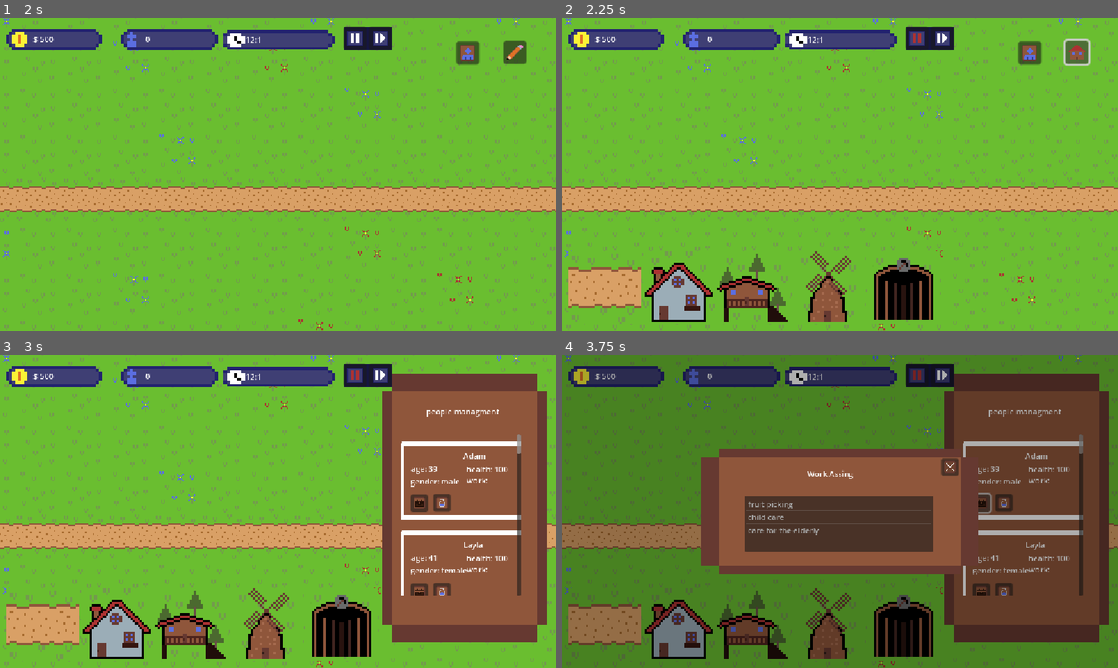
Above: before the commit, frames 1-4 (two rows, left to right).
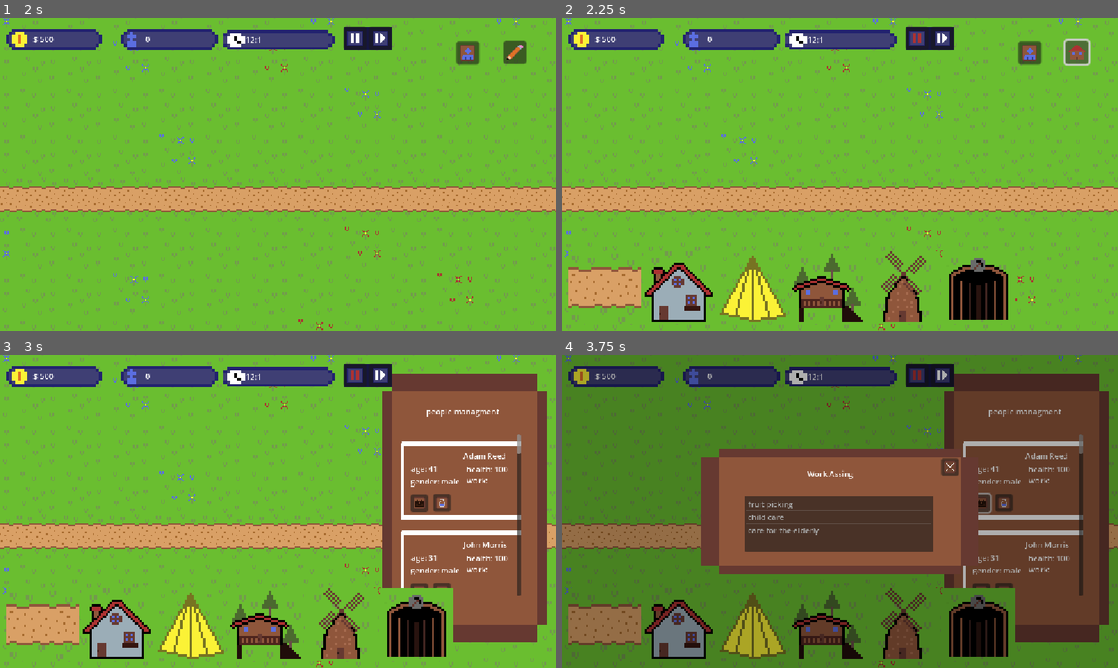
Above: after the commit, the same moments.

Repository: Dev-Karol1111/village
Game: Godot game, scene res://scenes/ui/menu.tscn
Two runs of this game, one before a commit and one after it. Both use one fixed random seed, a clock stepped at 60 frames per second and the inputs below.
Inputs (mouse positions are in pixels of both pictures, inside the frame that each line leads up to):
- Up to frame 1 (2 s): click "PLAY" at 0.5 s; click "New Game" at 1.25 s
- Up to frame 2 (2.25 s): click (1079, 52) at 2 s
- Up to frame 3 (3 s): click (467, 389) at 2.75 s
- Up to frame 4 (3.75 s): click (979, 502) at 3.52 s

Frame 1 is identical in both runs. In frame 2, 7.0% of the frame differs, in the area x 27-82%, y 74-98%; in frame 3, 7.9%, in the area x 27-92%, y 31-98%; in frame 4, 7.8%.

Commit message:
add hut

Diff:
--- a/Builds/buildsList.tres
+++ b/Builds/buildsList.tres
@@ -8,9 +8,10 @@
 [ext_resource type="Resource" uid="uid://c0hc4dawjk2of" path="res://Builds/mill.tres" id="4_jj75n"]
 [ext_resource type="Resource" uid="uid://b5hhayratixtc" path="res://Builds/mine.tres" id="4_scyvr"]
 [ext_resource type="Script" uid="uid://bdlax846wpf2t" path="res://scripts/bases/ItemList.gd" id="4_tqkvp"]
+[ext_resource type="Resource" uid="uid://crgkto0bpuxst" path="res://Builds/hut.tres" id="7_2nwwk"]
 
 [resource]
 script = ExtResource("4_tqkvp")
 transport = Array[ExtResource("1_bkfmt")]([ExtResource("2_jj75n")])
-house = Array[ExtResource("1_bkfmt")]([ExtResource("3_o5stl")])
+house = Array[ExtResource("1_bkfmt")]([ExtResource("3_o5stl"), ExtResource("7_2nwwk")])
 betting = Array[ExtResource("1_o5stl")]([ExtResource("3_tqkvp"), ExtResource("4_jj75n"), ExtResource("4_scyvr")])
--- /dev/null
+++ b/Builds/hut.tres
@@ -0,0 +1,21 @@
+[gd_resource type="Resource" script_class="HouseBase" load_steps=5 format=3 uid="uid://crgkto0bpuxst"]
+
+[ext_resource type="Texture2D" uid="uid://douchfllq01w7" path="res://assets/ui/building_icon.png" id="1_k6l6k"]
+[ext_resource type="Script" uid="uid://bam7get7v1om5" path="res://scripts/bases/product_base.gd" id="1_xgmb0"]
+[ext_resource type="Script" uid="uid://dq4ajlu66q7uy" path="res://scripts/bases/house_base.gd" id="2_k6l6k"]
+
+[sub_resource type="AtlasTexture" id="AtlasTexture_8wvo4"]
+atlas = ExtResource("1_k6l6k")
+region = Rect2(32, 0, 32, 32)
+
+[resource]
+script = ExtResource("2_k6l6k")
+max_people = 5
+name = "Hut"
+game_texture_tileset_x = 5
+game_texture_tileset_y = 2
+size = "3x2"
+edit_texture = SubResource("AtlasTexture_8wvo4")
+free_places = 1
+type = "house"
+metadata/_custom_type_script = "uid://dq4ajlu66q7uy"
--- /dev/null
+++ b/resources/experiments/hut_experiment.tres
@@ -0,0 +1,19 @@
+[gd_resource type="Resource" script_class="ExperimentBase" load_steps=5 format=3 uid="uid://dkn10c4d4iqht"]
+
+[ext_resource type="Resource" uid="uid://crgkto0bpuxst" path="res://Builds/hut.tres" id="1_u72j2"]
+[ext_resource type="Script" uid="uid://48uurtwm161r" path="res://scripts/bases/experiment_base.gd" id="2_bi7sj"]
+[ext_resource type="Script" uid="uid://dhydnakgojmoc" path="res://scripts/bases/time_data.gd" id="3_aybux"]
+
+[sub_resource type="Resource" id="Resource_xt2jf"]
+script = ExtResource("3_aybux")
+days = 1
+metadata/_custom_type_script = "uid://dhydnakgojmoc"
+
+[resource]
+script = ExtResource("2_bi7sj")
+name_var = "Hut experiment"
+max_people = 1
+min_people = 1
+time = SubResource("Resource_xt2jf")
+result = ExtResource("1_u72j2")
+metadata/_custom_type_script = "uid://48uurtwm161r"
--- a/resources/unlocking_timeline.tres
+++ b/resources/unlocking_timeline.tres
@@ -6,6 +6,7 @@
 [ext_resource type="Script" uid="uid://cmhbmbcpdtriw" path="res://scripts/bases/builds_base.gd" id="4_fukiu"]
 [ext_resource type="Script" uid="uid://48uurtwm161r" path="res://scripts/bases/experiment_base.gd" id="5_xgwxr"]
 [ext_resource type="Script" uid="uid://ccbw2jqlyy2gj" path="res://scripts/bases/work_base.gd" id="6_03227"]
+[ext_resource type="Resource" uid="uid://dkn10c4d4iqht" path="res://resources/experiments/hut_experiment.tres" id="7_fukiu"]
 
 [sub_resource type="Resource" id="Resource_4clfr"]
 script = ExtResource("3_sia6l")
@@ -18,7 +19,21 @@
 time = SubResource("Resource_4clfr")
 metadata/_custom_type_script = "uid://ysa21cm71y3h"
 
+[sub_resource type="Resource" id="Resource_xgwxr"]
+script = ExtResource("3_sia6l")
+hours = 18
+days = 1
+metadata/_custom_type_script = "uid://dhydnakgojmoc"
+
+[sub_resource type="Resource" id="Resource_03227"]
+script = ExtResource("2_v857h")
+name = "Hut unlocking"
+time = SubResource("Resource_xgwxr")
+unlocked_experiments = Array[ExtResource("5_xgwxr")]([ExtResource("7_fukiu")])
+message_title = "Hut unlocked"
+metadata/_custom_type_script = "uid://ysa21cm71y3h"
+
 [resource]
 script = ExtResource("1_yd4ik")
-unlock = Array[ExtResource("2_v857h")]([SubResource("Resource_4nfih")])
+unlock = Array[ExtResource("2_v857h")]([SubResource("Resource_4nfih"), SubResource("Resource_03227")])
 metadata/_custom_type_script = "uid://bykcmpxw8wmje"
--- a/scenes/map.tscn
+++ b/scenes/map.tscn
@@ -29,6 +29,12 @@
 3:3/0 = 0
 4:3/0 = 0
 4:2/0 = 0
+5:2/0 = 0
+6:2/0 = 0
+7:2/0 = 0
+7:3/0 = 0
+6:3/0 = 0
+5:3/0 = 0
 
 [sub_resource type="TileSet" id="TileSet_2klcf"]
 tile_size = Vector2i(32, 32)
--- /dev/null
+++ b/scenes/ui/house_info_ui.tscn
@@ -0,0 +1,76 @@
+[gd_scene load_steps=5 format=3 uid="uid://bldg6nky06kib"]
+
+[ext_resource type="Texture2D" uid="uid://b5cqp64nkv5bn" path="res://assets/ui/ui-tileset.png" id="1_23ule"]
+[ext_resource type="Script" uid="uid://c7jflbo2vc7qe" path="res://scripts/ui/house_info_ui.gd" id="1_rb868"]
+
+[sub_resource type="AtlasTexture" id="AtlasTexture_rb868"]
+atlas = ExtResource("1_23ule")
+region = Rect2(0, 16, 16, 16)
+
+[sub_resource type="AtlasTexture" id="AtlasTexture_3opy5"]
+atlas = ExtResource("1_23ule")
+region = Rect2(64, 16, 16, 16)
+
+[node name="house_info_ui" type="Control"]
+layout_mode = 3
+anchor_right = 0.35300002
+anchor_bottom = 1.0
+offset_right = 0.34399414
+grow_horizontal = 2
+grow_vertical = 2
+script = ExtResource("1_rb868")
+
+[node name="TextureRect" type="TextureRect" parent="."]
+layout_mode = 1
+anchors_preset = -1
+anchor_left = 0.056
+anchor_top = 0.54300004
+anchor_right = 0.056
+anchor_bottom = 0.54300004
+offset_left = -15.992001
+offset_top = -276.864
+offset_right = 327.008
+offset_bottom = 277.136
+grow_vertical = 2
+texture = SubResource("AtlasTexture_rb868")
+
+[node name="name" type="Label" parent="TextureRect"]
+layout_mode = 1
+anchors_preset = -1
+anchor_left = 0.47500002
+anchor_top = 0.08800001
+anchor_right = 0.47500002
+anchor_bottom = 0.08800001
+offset_left = -46.925003
+offset_top = 0.24799728
+offset_right = 0.07499695
+offset_bottom = 26.747997
+grow_horizontal = 2
+scale = Vector2(2, 2)
+text = "NAME"
+
+[node name="Label" type="Label" parent="TextureRect"]
+layout_mode = 0
+offset_left = 40.2
+offset_top = 111.0
+offset_right = 135.2
+offset_bottom = 264.0
+text = "People (x/y):
+*
+*
+*
+*
+*"
+
+[node name="Button" type="Button" parent="TextureRect"]
+layout_mode = 0
+offset_left = 33.2
+offset_top = 284.0
+offset_right = 57.2
+offset_bottom = 308.0
+scale = Vector2(2, 2)
+icon = SubResource("AtlasTexture_3opy5")
+
+[node name="CanvasLayer" type="CanvasLayer" parent="."]
+
+[connection signal="pressed" from="TextureRect/Button" to="." method="_on_button_pressed"]
--- /dev/null
+++ b/scenes/ui/people_assing.tscn
@@ -0,0 +1,91 @@
+[gd_scene load_steps=5 format=3 uid="uid://dgifj4bskv5oo"]
+
+[ext_resource type="Texture2D" uid="uid://b5cqp64nkv5bn" path="res://assets/ui/ui-tileset.png" id="1_0lpia"]
+[ext_resource type="Script" uid="uid://d3wluyyvva7id" path="res://scripts/ui/people_assing.gd" id="1_pjfug"]
+
+[sub_resource type="AtlasTexture" id="AtlasTexture_pjfug"]
+atlas = ExtResource("1_0lpia")
+region = Rect2(0, 16, 16, 16)
+
+[sub_resource type="AtlasTexture" id="AtlasTexture_4un6c"]
+atlas = ExtResource("1_0lpia")
+region = Rect2(16, 48, 16, 16)
+
+[node name="people_assing" type="Control"]
+layout_mode = 3
+anchors_preset = 15
+anchor_right = 1.0
+anchor_bottom = 1.0
+grow_horizontal = 2
+grow_vertical = 2
+script = ExtResource("1_pjfug")
+
+[node name="ColorRect" type="ColorRect" parent="."]
+layout_mode = 1
+anchors_preset = 15
+anchor_right = 1.0
+anchor_bottom = 1.0
+grow_horizontal = 2
+grow_vertical = 2
+color = Color(0, 0, 0, 0.31764707)
+
+[node name="TextureRect" type="TextureRect" parent="."]
+layout_mode = 1
+anchors_preset = 8
+anchor_left = 0.5
+anchor_top = 0.5
+anchor_right = 0.5
+anchor_bottom = 0.5
+offset_left = -286.50003
+offset_top = -130.0
+offset_right = 286.50003
+offset_bottom = 130.0
+grow_horizontal = 2
+grow_vertical = 2
+texture = SubResource("AtlasTexture_pjfug")
+
+[node name="Label" type="Label" parent="."]
+layout_mode = 1
+anchors_preset = -1
+anchor_left = 0.5
+anchor_top = 0.351
+anchor_right = 0.5
+anchor_bottom = 0.351
+offset_left = -68.0
+offset_top = 6.0519867
+offset_right = 68.0
+offset_bottom = 29.051987
+grow_horizontal = 2
+grow_vertical = 2
+text = "People Assing"
+
+[node name="ItemList" type="ItemList" parent="."]
+layout_mode = 1
+anchors_preset = -1
+anchor_left = 0.49800003
+anchor_top = 0.44900003
+anchor_right = 0.49800003
+anchor_bottom = 0.44900003
+offset_left = -194.69604
+offset_top = 0.047973633
+offset_right = 195.30396
+offset_bottom = 117.04797
+select_mode = 2
+
+[node name="close" type="Button" parent="."]
+layout_mode = 1
+anchors_preset = -1
+anchor_left = 0.698
+anchor_top = 0.33
+anchor_right = 0.698
+anchor_bottom = 0.33
+offset_left = -18.096008
+offset_top = 0.1599884
+offset_right = 5.9039917
+offset_bottom = 24.159988
+scale = Vector2(1.5, 1.5)
+icon = SubResource("AtlasTexture_4un6c")
+
+[connection signal="item_clicked" from="ItemList" to="." method="_on_item_list_item_clicked"]
+[connection signal="multi_selected" from="ItemList" to="." method="_on_item_list_multi_selected"]
+[connection signal="pressed" from="close" to="." method="_on_close_pressed"]
--- a/scripts/autoload/experiments_managment.gd
+++ b/scripts/autoload/experiments_managment.gd
@@ -14,7 +14,12 @@
 		experiment_progress[experiment].add(1)
 		if experiment_progress[experiment].to_one_data() >= experiment["time"].to_one_data():
 			var build_list = load("res://Builds/buildsList.tres")
-			build_list.betting.append(experiment["result"])
+			if experiment["result"].type == "betting":
+				build_list.betting.append(experiment["result"])
+			elif experiment["result"].type == "house":
+				build_list.house.append(experiment["result"])
+			if experiment["result"].type == "transport":
+				build_list.transport.append(experiment["result"])
 			experiment_progress.erase(experiment)
 			Managment.avaible_experiments.erase(experiment)
 			var text = "Experiment %s\n has ended" % experiment["name_var"]
--- a/scripts/autoload/game_events_managment.gd
+++ b/scripts/autoload/game_events_managment.gd
@@ -11,9 +11,26 @@
 		if event.time.to_one_data() < TimeManagment.time.to_one_data():
 			continue
 		if event.time.to_one_data() > TimeManagment.time.to_one_data():
-			break
+			continue
 		if event.time.to_one_data() == TimeManagment.time.to_one_data():
 			special_events(event.name)
+			var text
+			text = event.message_text
+			if event.unlocked_builds:
+				load("res://Builds/buildsList.tres").betting.append_array(event.unlocked_builds)
+				text += "\nSome building was unlocked"
+			if event.unlocked_works:
+				for work in event.unlocked_works:
+					load("res://scripts/bases/work_list.gd").works_list.append_array(event.unlocked_works)
+				text += "\nSome works was unlocked"
+
+			if event.unlocked_experiments:
+				for experiment in event.unlocked_experiments:
+					Managment.avaible_experiments.set(experiment, [])
+				text += "\nSome experiments was unlocked"
+
+			Signals.add_information.emit("info", event.message_title, text)
+
 			# TODO: Add addig works, experiments, buildings
 
 func special_events(event_name : String):
--- a/scripts/bases/builds_base.gd
+++ b/scripts/bases/builds_base.gd
@@ -6,7 +6,7 @@
 @export var decription := "Description"
 @export var game_texture_tileset_x : int
 @export var game_texture_tileset_y : int
-@export_enum("1x1", "1x2", "2x1", "2x2") var size : String = "1x1"
+@export_enum("1x1", "1x2", "2x1", "2x2", "3x2") var size : String = "1x1"
 @export var edit_texture : Texture2D
 @export var products_need_to_build : Dictionary[ProductBase, int] = {}
 @export var free_places : int = 0
--- a/scripts/bases/event_base.gd
+++ b/scripts/bases/event_base.gd
@@ -7,3 +7,5 @@
 @export var unlocked_builds : Array[BuildsBase]
 @export var unlocked_works : Array[WorkBase]
 @export var unlocked_experiments : Array[ExperimentBase]
+@export var message_title := ""
+@export var message_text := ""
--- a/scripts/bases/house_base.gd
+++ b/scripts/bases/house_base.gd
@@ -2,4 +2,10 @@
 
 class_name HouseBase
 
+var liveing_people : Array[People]
+
+@export_subgroup("new")
+@export var max_people : int = 0
+
+@export_subgroup("old")
 @export var living_people : int = 0
--- a/scripts/bases/people.gd
+++ b/scripts/bases/people.gd
@@ -13,10 +13,25 @@
 
 var male_names := ["Michael", "James", "John", "Robert", "David","William", "Thomas", "Daniel", "Matthew", "Andrew","Ch …(369 unchanged characters)…
 var female_names := ["Emma", "Olivia", "Sophia", "Ava", "Isabella","Mia", "Charlotte", "Amelia", "Harper", "Ella","Grac …(385 unchanged characters)…
+var surnames := [
+	"Smith", "Johnson", "Brown", "Taylor", "Anderson",
+	"Thompson", "White", "Harris", "Martin", "Clark",
+	"Lewis", "Walker", "Hall", "Young", "Allen",
+	"King", "Wright", "Scott", "Green", "Baker",
+	"Adams", "Nelson", "Carter", "Mitchell", "Perez",
+	"Roberts", "Turner", "Phillips", "Campbell", "Parker",
+	"Evans", "Edwards", "Collins", "Stewart", "Morris",
+	"Rogers", "Reed", "Cook", "Morgan", "Bell",
+	"Murphy", "Bailey", "Rivera", "Cooper", "Richardson",
+	"Cox", "Howard", "Ward", "Peterson"
+]
+
 
 func generate_data(preset_type: String, preset_name:= "", preset_age:=0, preset_gender:="", preset_statistics={"strenght" : 0, "skill" : 0, "flair" : 0}):
 	gender = ["male", "female"].pick_random()
 	name = get("%s_names" % gender).pick_random()
+	var surname = surnames.pick_random()
+	name = name + " " + surname
 	type = preset_type
 	if preset_type == "child":
 		age = int(randf_range(4,14))
--- a/scripts/map.gd
+++ b/scripts/map.gd
@@ -61,6 +61,15 @@
 			ui.cords = tile_coords
 			ui_opened_node.add_child(ui)
 			return
+
+	for house in Managment.houses.keys(): ##### FIX THIS LIKE PLACAEING BIGGER BUILDS BUT THERE OPENEING
+		for y in range(int(block_data.size[2])):
+			for x in range(int(block_data.size[0])):
+				if tile_coords + Vector2i(x,y) == house + Vector2i(x,y):
+					var ui = load("res://scenes/ui/house_info_ui.tscn").instantiate()
+					ui.house_data = Managment.houses[house]["data"]
+					ui_opened_node.add_child(ui)
+					return
 
 func _can_afford() -> bool:
 	if block_data in Managment.free_places:
@@ -97,7 +106,7 @@
 		Managment.betting.set(tile_coords, {"data" : block_data})
 	if block_data.type == "house":
 		Managment.add_people(block_data.living_people)
-		Managment.houses.set(tile_coords, {"people" : block_data.living_people, "workers": block_data.living_people})
+		Managment.houses.set(tile_coords, {"people" : block_data.living_people, "workers": block_data.living_people, "data" : block_data})
 	if Vector2i(block_data.game_texture_tileset_x, block_data.game_texture_tileset_y) == Vector2i(1,0): # road
 		var data = check_road(tile_coords.x, tile_coords.y)
 		tilemap_layer.set_cell(tile_coords, 0, data[0], data[1]) #0 - source
--- a/scripts/ui/experiment_assing.gd
+++ b/scripts/ui/experiment_assing.gd
@@ -11,7 +11,6 @@
 func _on_item_list_item_selected(index: int) -> void:
 	var key = Managment.avaible_experiments.keys()[index]
 	Managment.avaible_experiments[key].append(people)
-	print(Managment.avaible_experiments)
 
 
 func _on_close_pressed() -> void:
--- /dev/null
+++ b/scripts/ui/house_info_ui.gd
@@ -0,0 +1,49 @@
+extends Control
+
+@onready var label_name : Label = $TextureRect/name
+@onready var people_label : Label = $TextureRect/Label
+
+var house_data : HouseBase
+
+# Called when the node enters the scene tree for the first time.
+func _ready() -> void:
+	Signals.close_ui.connect(func(): queue_free())
+	update()
+
+
+# Called every frame. 'delta' is the elapsed time since the previous frame.
+func _process(delta: float) -> void:
+	pass
+
+func update():
+	label_name.text = house_data.name
+	var text = ""
+	var count = 0
+	for person in house_data.liveing_people:
+		count += 1
+		if count > house_data.max_people:
+			break
+		text += " * " + person.name + "\n"
+
+	var text2 = "People (%s/%s):\n" % [count, house_data.max_people]
+	people_label.text = text2 + text
+
+func _on_button_pressed() -> void:
+	var people_assing = load("res://scenes/ui/people_assing.tscn").instantiate()
+	var	items = []
+
+	for person in Managment.people:
+		items.append(person.name)
+
+	people_assing.items = items
+	people_assing.max_select = house_data.max_people
+	people_assing.closed.connect(read_data)
+	$CanvasLayer.add_child(people_assing)
+
+func read_data(data: Array):
+	house_data.liveing_people.clear()
+	for person in Managment.people:
+		for person1 in data:
+			if person1 == person.name:
+				house_data.liveing_people.append(person)
+	update()
--- /dev/null
+++ b/scripts/ui/people_assing.gd
@@ -0,0 +1,33 @@
+extends Control
+
+signal closed(items)
+
+@export var max_select := 2
+@export var items := []
+
+@onready var itemlist := $ItemList
+
+var selected_list := []
+
+
+func _ready() -> void:
+	itemlist.select_mode = ItemList.SELECT_TOGGLE
+	for item in items:
+		itemlist.add_item(item)
+	itemlist.multi_selected.connect(_on_item_toggled)
+
+
+func _on_close_pressed() -> void:
+	closed.emit(selected_list)
+	queue_free()
+
+
+func _on_item_toggled(index: int, selected: bool) -> void:
+	var item = items[index]
+	if selected:
+		if len(selected_list) < max_select:
+			selected_list.append(item)
+		else:
+			itemlist.deselect(index)
+	else:
+		selected_list.erase(item)
Not shown: 1 places in Builds/buildsList.tres that only renumber resources
Binary file changed: assets/ui/building_icon.png
Binary file changed: assets/ui/ui-tileset.png
Not shown: 1 places in resources/unlocking_timeline.tres that only renumber resources
Not shown, added: scripts/ui/house_info_ui.gd.uid
Not shown, added: scripts/ui/people_assing.gd.uid
